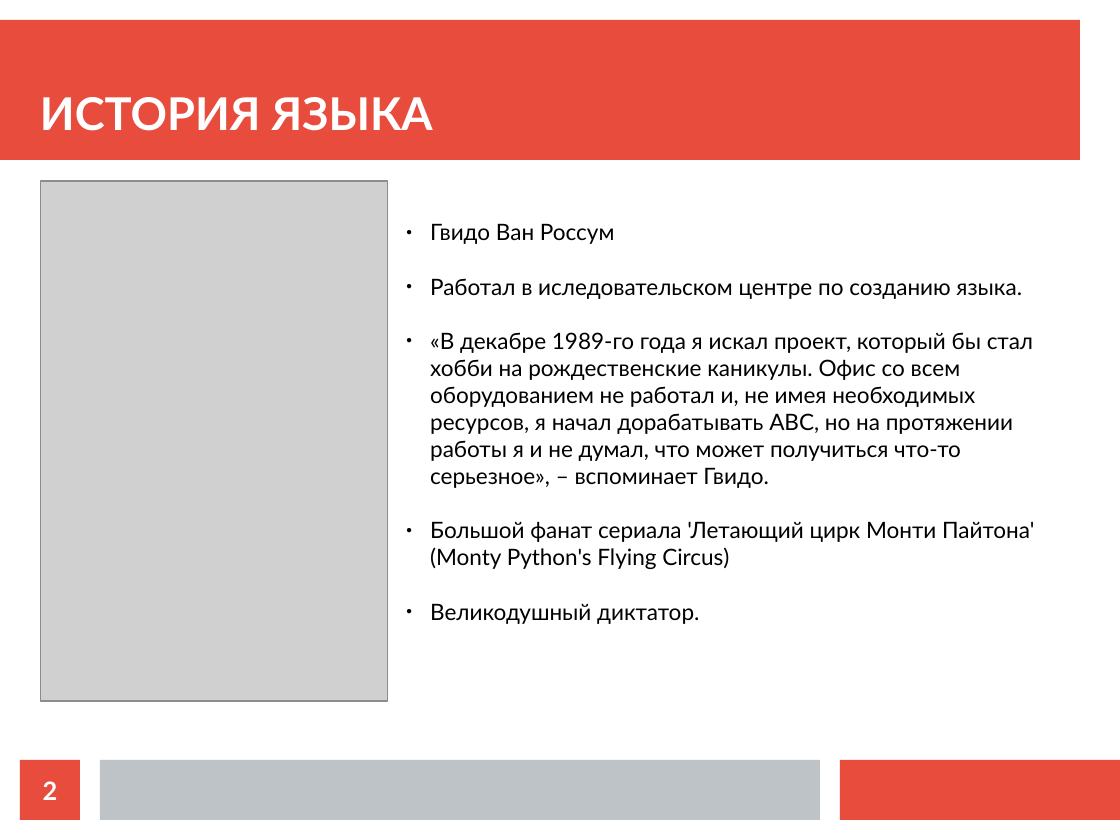
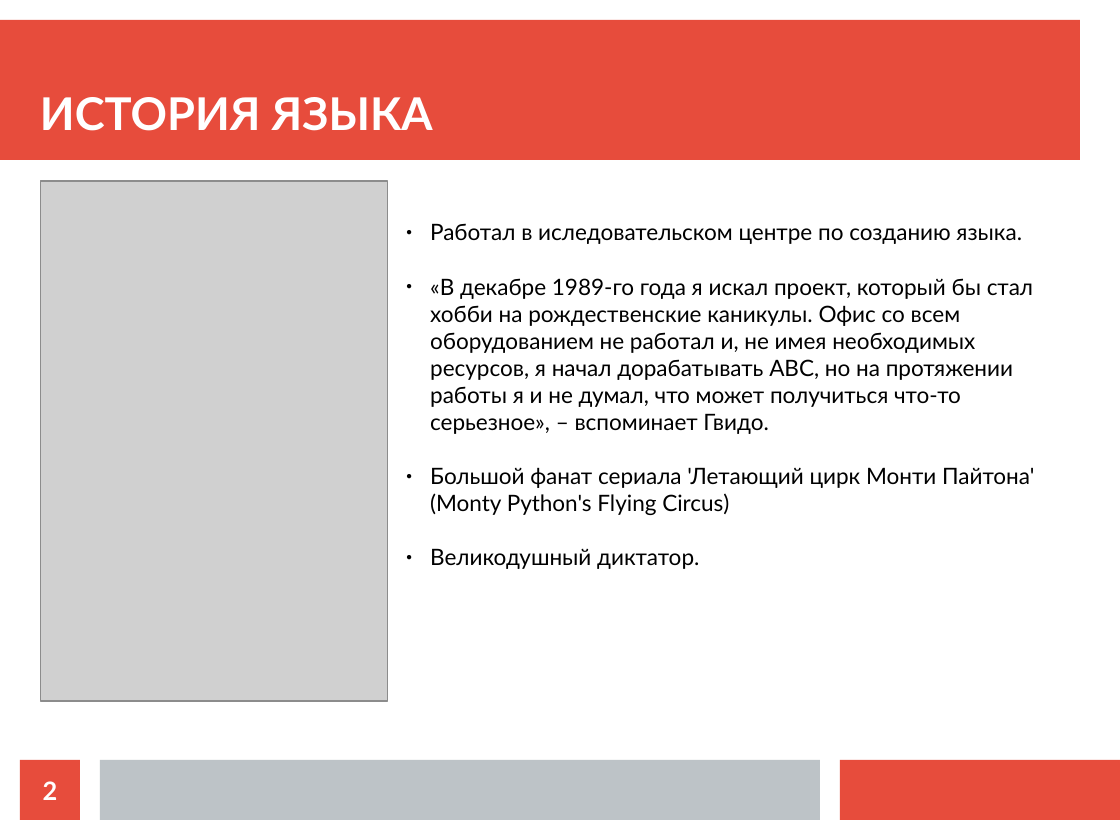
Before and after one commit to zhakin17/puthon_course, a slide deck: slide 2 of lesson_1/hello_python.odp. Drawn at 1120x840 pixels with LibreOffice and Linux fonts; fonts in the diff are those of the drawing; grey boxes stand for pictures. Boxes give left, top, right and bottom in pixels: in the first picture for what was removed or moved away, otherwise in the second. Text is boxed around its words. In the diff, an @@ line names an element or a change of style, - is before the commit and + after.

```diff
--- a/lesson_1/hello_python.odp
+++ b/lesson_1/hello_python.odp
@@ text at [430, 223, 614, 244]: paragraph removed @@
-● Гвидо Ван Россум
```
Also in this commit, not shown: 1 slide removed, 4 other files.
